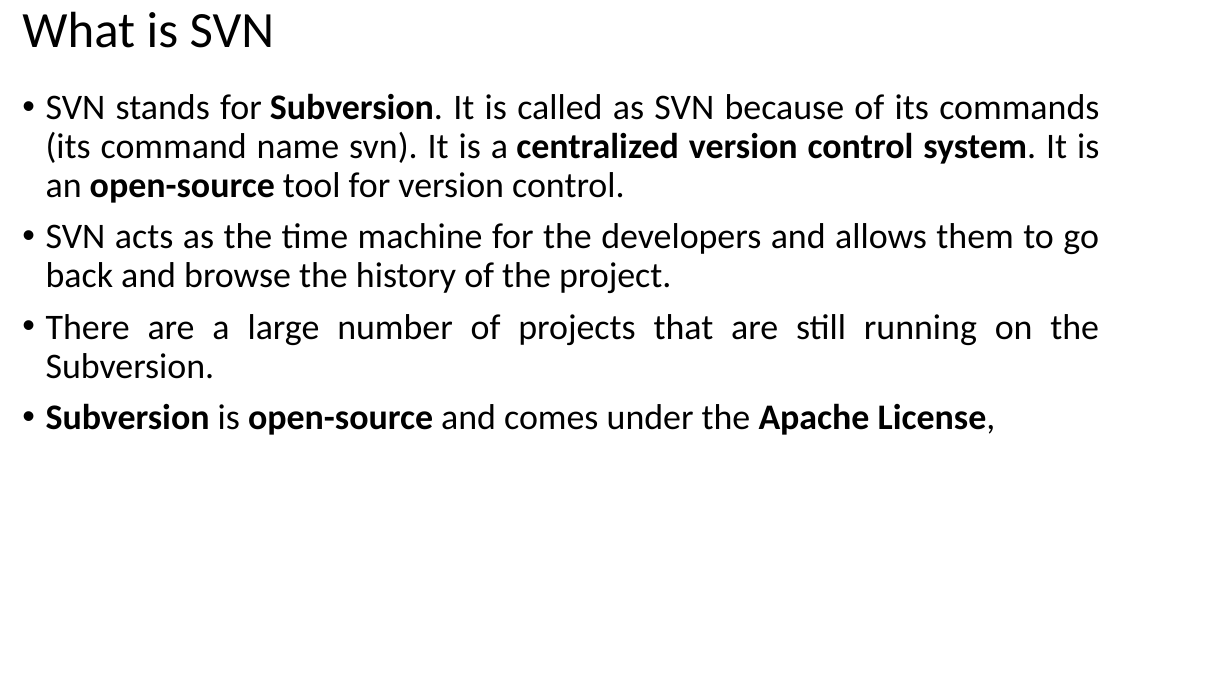
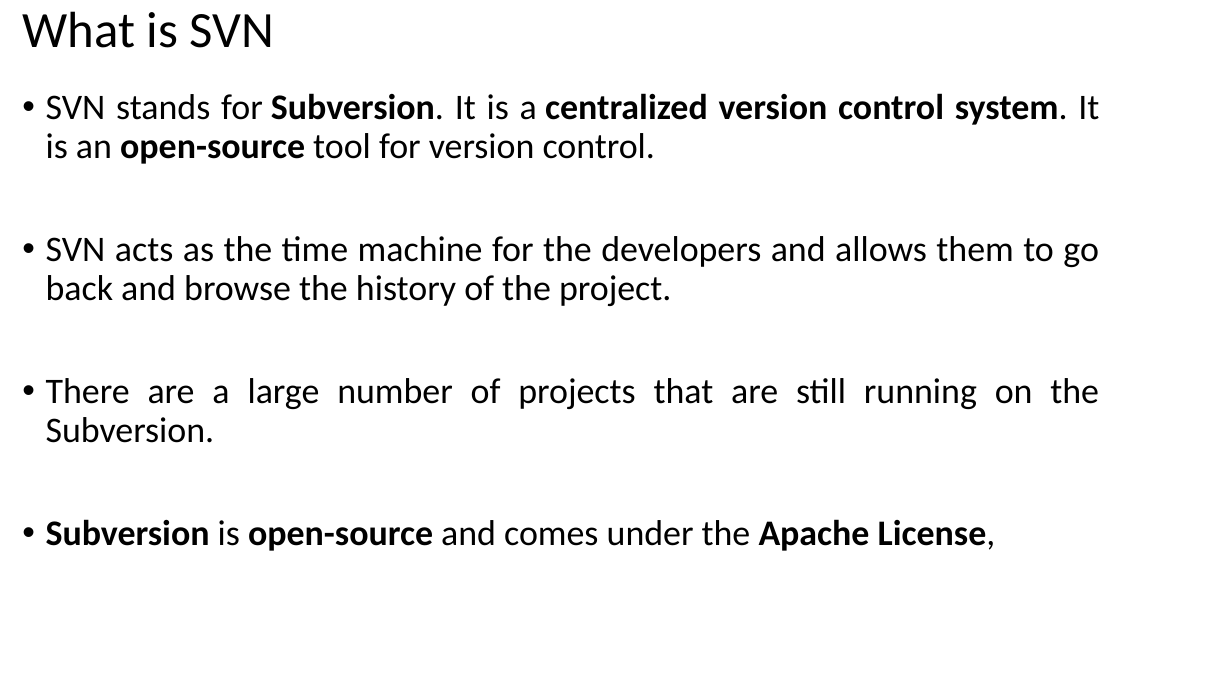
Before and after one commit to mhgulen/Dosyalar, a slide deck: slide 19 of Version Control Protocols.pptx. Drawn at 1232x693 pixels with LibreOffice and Linux fonts; fonts in the diff are those of the drawing. Boxes give left, top, right and bottom in pixels: in the first picture for what was removed or moved away, otherwise in the second. Text is boxed around its words. In the diff, an @@ line names an element or a change of style, - is before the commit and + after.

```diff
--- a/Version Control Protocols.pptx
+++ b/Version Control Protocols.pptx
@@ text at (46, 93, 1099, 164): text changed; bold on @@
-• SVN stands for Subversion. It is called as SVN because of its commands (its command name svn). It is a centralized version control system. It is an open-source tool for version control.
+• SVN stands for Subversion. It is a centralized version control system. It is an open-source tool for version control.
```
Also in this commit, not shown: 9 other slides changed, 1 slide removed.
